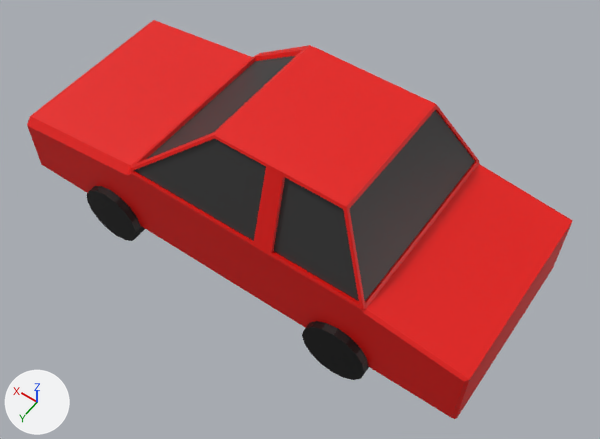
The Blender file models/Car3d.blend: old version first, new version second.
Camera for both pictures: a 50 mm lens placed at (-5.73, 7.6, 11.44), pointed at (-0.57, 0.37, 0.07). Every picture has the same lights, and +X, +Y and +Z are marked at lower left.
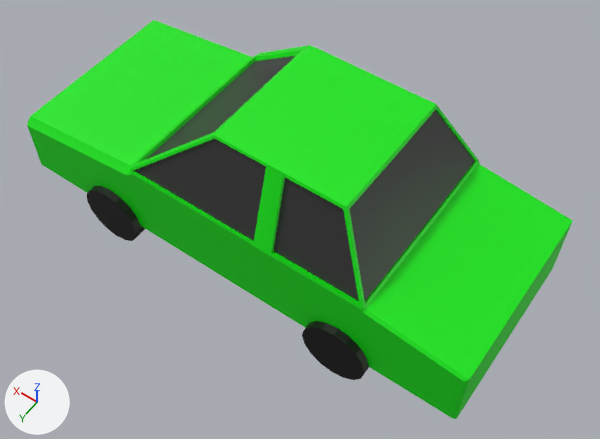
Commit message: Car made green

Diff of the bpy script that builds the scene:
```diff
--- a/models/Car3d.blend.py
+++ b/models/Car3d.blend.py
@@ mat_carbodymaterial @@
 mat_carbodymaterial = principled_material('CarBodyMaterial')
-mat_carbodymaterial.base_color = (0.8, 0.00248, 0.0)  # red #e70800
+mat_carbodymaterial.base_color = (0.0, 0.8, 0.0015)  # green #00e705
```

Changed parts and their boxes (x1, y1, x2, y2) in the pictures (600 x 439 px):
'Cube', recoloured (red to green)
    both: (27, 20, 572, 419)
